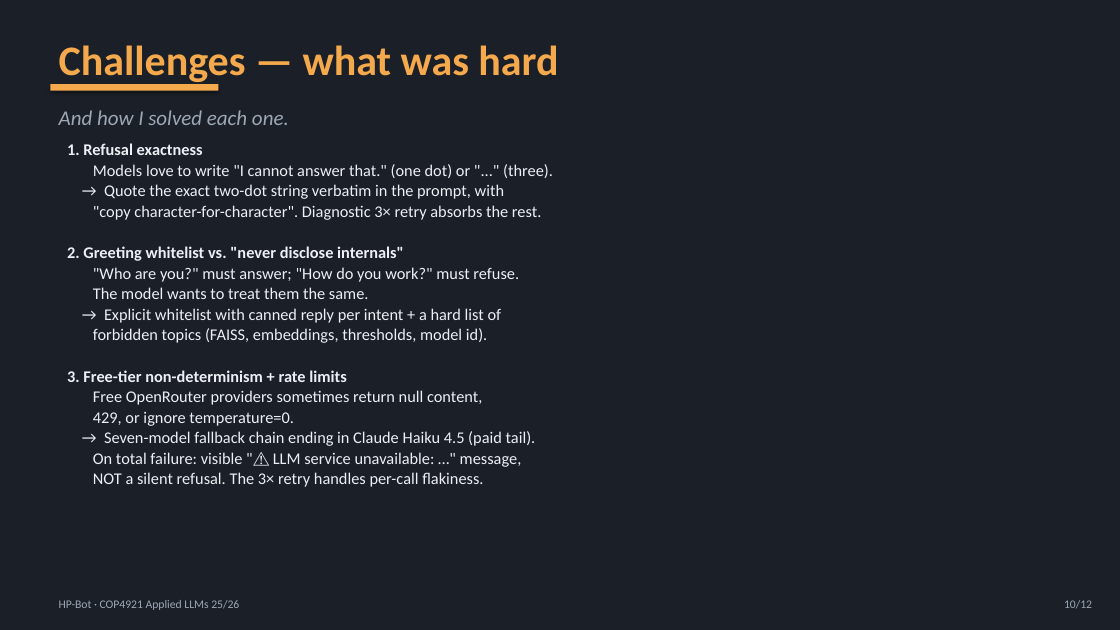
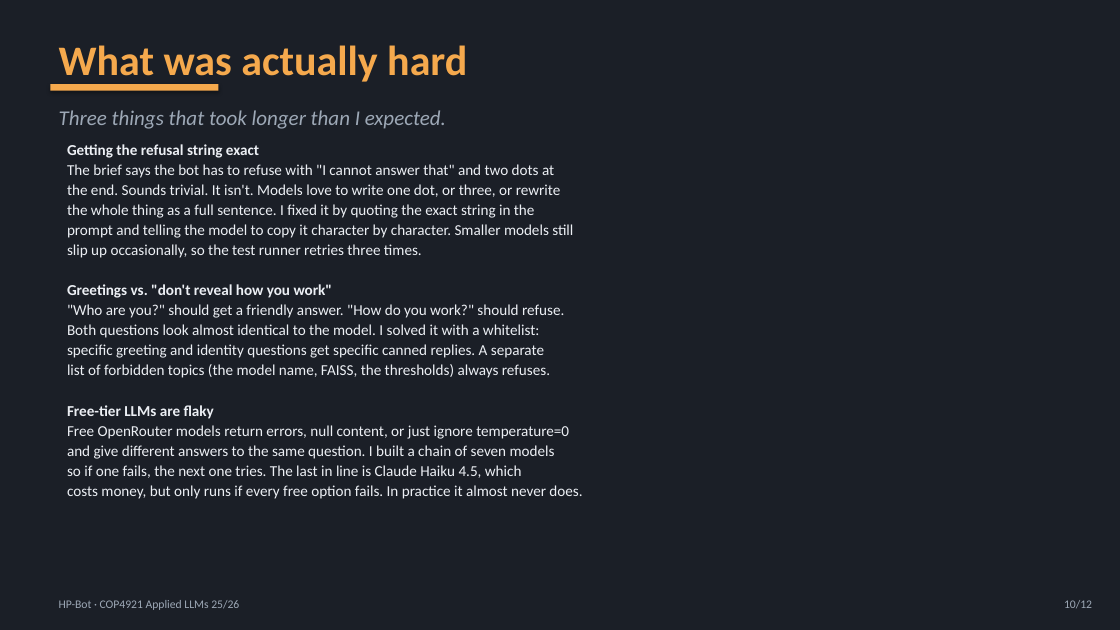
Before and after one commit to hoop-ai/applied-llm-hp-bot, a slide deck: slide 10 of HP-Bot-presentation.pptx. Drawn at 1120x630 pixels with LibreOffice and Linux fonts; fonts in the diff are those of the drawing. Boxes give left, top, right and bottom in pixels: in the first picture for what was removed or moved away, otherwise in the second. Text is boxed around its words. In the diff, an @@ line names an element or a change of style, - is before the commit and + after.

```diff
--- a/HP-Bot-presentation.pptx
+++ b/HP-Bot-presentation.pptx
@@ text at (59, 45, 467, 86): text changed @@
-Challenges — what was hard
+What was actually hard
@@ text at (59, 110, 446, 129): text changed @@
-And how I solved each one.
+Three things that took longer than I expected.
@@ text at (67, 144, 582, 499): text changed; size 14 to 13 pt @@
-1. Refusal exactness
-Models love to write "I cannot answer that." (one dot) or "..." (three).
-→ Quote the exact two-dot string verbatim in the prompt, with
-"copy character-for-character". Diagnostic 3× retry absorbs the rest.
-2. Greeting whitelist vs. "never disclose internals"
-"Who are you?" must answer; "How do you work?" must refuse.
-The model wants to treat them the same.
-→ Explicit whitelist with canned reply per intent + a hard list of
-forbidden topics (FAISS, embeddings, thresholds, model id).
-3. Free-tier non-determinism + rate limits
-Free OpenRouter providers sometimes return null content,
-429, or ignore temperature=0.
-→ Seven-model fallback chain ending in Claude Haiku 4.5 (paid tail).
-On total failure: visible "⚠️ LLM service unavailable: …" message,
-NOT a silent refusal. The 3× retry handles per-call flakiness.
+Getting the refusal string exact
+The brief says the bot has to refuse with "I cannot answer that" and two dots at
+the end. Sounds trivial. It isn't. Models love to write one dot, or three, or rewrite
+the whole thing as a full sentence. I fixed it by quoting the exact string in the
+prompt and telling the model to copy it character by character. Smaller models still
+slip up occasionally, so the test runner retries three times.
+Greetings vs. "don't reveal how you work"
+"Who are you?" should get a friendly answer. "How do you work?" should refuse.
+Both questions look almost identical to the model. I solved it with a whitelist:
+specific greeting and identity questions get specific canned replies. A separate
+list of forbidden topics (the model name, FAISS, the thresholds) always refuses.
+Free-tier LLMs are flaky
+Free OpenRouter models return errors, null content, or just ignore temperature=0
+and give different answers to the same question. I built a chain of seven models
+so if one fails, the next one tries. The last in line is Claude Haiku 4.5, which
+costs money, but only runs if every free option fails. In practice it almost never does.
```
Also in this commit, not shown: 10 other slides changed, 1 other file.
